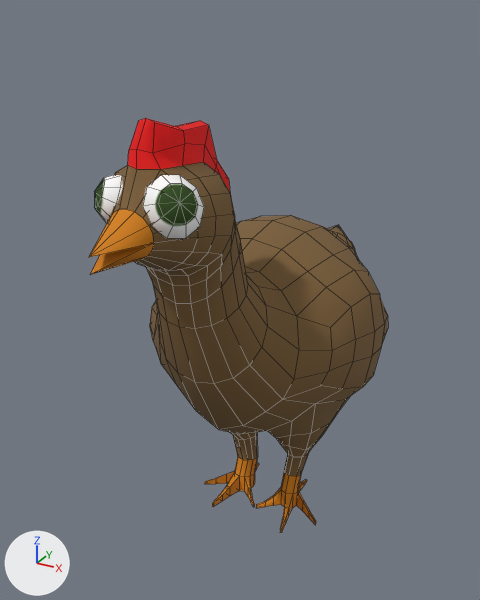
Two versions of the FBX model ArtistFiles/3d/Characters/Chicken/NEW CHICKEN.FBX, one commit apart.
Camera for both pictures: a 50 mm camera at (5.22, -3.36, 3.06) aimed at (3.54, -0.3, 1.53). Arrows for +X, +Y and +Z are at lower left; the lights stay in place. Mesh edges are drawn as thin lines.

Objects in the first picture: 'chicken001'.
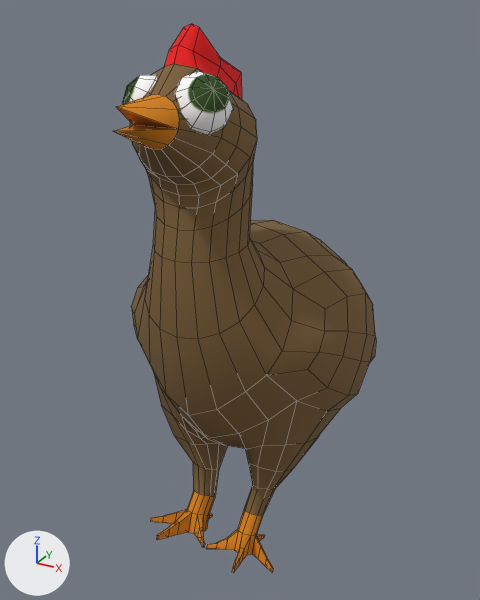
Commit message: new chicken

Edits to the scene script, one JSON object a line:
```json
{"block": "me_mesh", "where": "# used by ob_chicken001; location = (3.613, 0.0, 1.339); rotation_euler = (-1.711, 0.0, 0.0), in degrees (-98, 0, 0); scale = (-0.00621, -0.00617, -0.00752)"}
{"op": "remove", "block": "me_mesh", "code": "me_mesh.from_pydata(...)  # 641 vertices, 656 faces; spans x -109.0..109.0, y -223.0..186.0, z -133.0..226.0"}
{"op": "add", "block": "me_mesh", "code": "me_mesh.from_pydata(...)  # 641 vertices, 656 faces; spans x -109.0..109.0, y -203.0..265.0, z -165.0..163.0"}
{"block": "me_mesh", "change": "me_mesh part 1: the loose piece of 42 vertices spanning x -41.0..1.0, y 109.0..153.0, z 166.0..195.0 is multiplied about its middle by the matrix ((1.0, 0.0, 0.0), (0.0, 0.937, 0.426), (0.0, -0.286, 0.937)), then moved by (0.0, 82.0, -70.0)"}
{"block": "me_mesh", "change": "me_mesh part 2: the loose piece of 42 vertices spanning x 2.0..38.0, y 113.0..149.0, z 166.0..195.0 is multiplied about its middle by the matrix ((1.0, 0.0, 0.0), (0.0, 0.937, 0.426), (0.0, -0.286, 0.937)), then moved by (0.0, 82.0, -70.0)"}
{"block": "me_mesh", "change": "me_mesh part 3: 557 of 641 vertices moved; they spanned x -109.0..109.0, y -223.0..186.0, z -133.0..226.0 and now span x -109.0..109.0, y -203.0..265.0, z -165.0..163.0; mean shift (0.0, 32.0, -12.0); largest move (0.0, 104.0, 226.0) -> (0.0, 210.0, 161.0)"}
{"op": "set", "path": "ob_chicken001.location", "old": "(3.613, 0.0, 1.339)", "new": "(3.612, -0.359, 1.28)"}
{"op": "set", "path": "ob_chicken001.rotation_euler", "old": "(-1.711, 0.0, 0.0)", "new": "(1.431, 0.0, 0.0)", "note": "degrees (-98, 0, 0) -> degrees (82, 0, 0)"}
{"op": "set", "path": "ob_chicken001.scale", "old": "(-0.00621, -0.00617, -0.00752)", "new": "(-0.00621, 0.00617, 0.00752)"}
```

Pixel boxes (x1, y1, x2, y2) of what changed, in the pictures (480 x 600 px; the box of a moved part takes in the faces that stretch with it):
```json
{"object": "chicken001", "change": "reshaped, moved, turned, rescaled", "before": [89, 118, 388, 533], "after": [113, 24, 376, 573]}
{"part": 1, "of": "me_mesh", "change": "moved or reshaped", "before": [142, 175, 204, 239], "after": [174, 71, 233, 135]}
{"part": 2, "of": "me_mesh", "change": "moved or reshaped", "before": [94, 175, 123, 223], "after": [123, 75, 157, 104]}
{"part": 3, "of": "me_mesh", "change": "moved or reshaped", "before": [89, 118, 388, 533], "after": [113, 24, 376, 573]}
```
